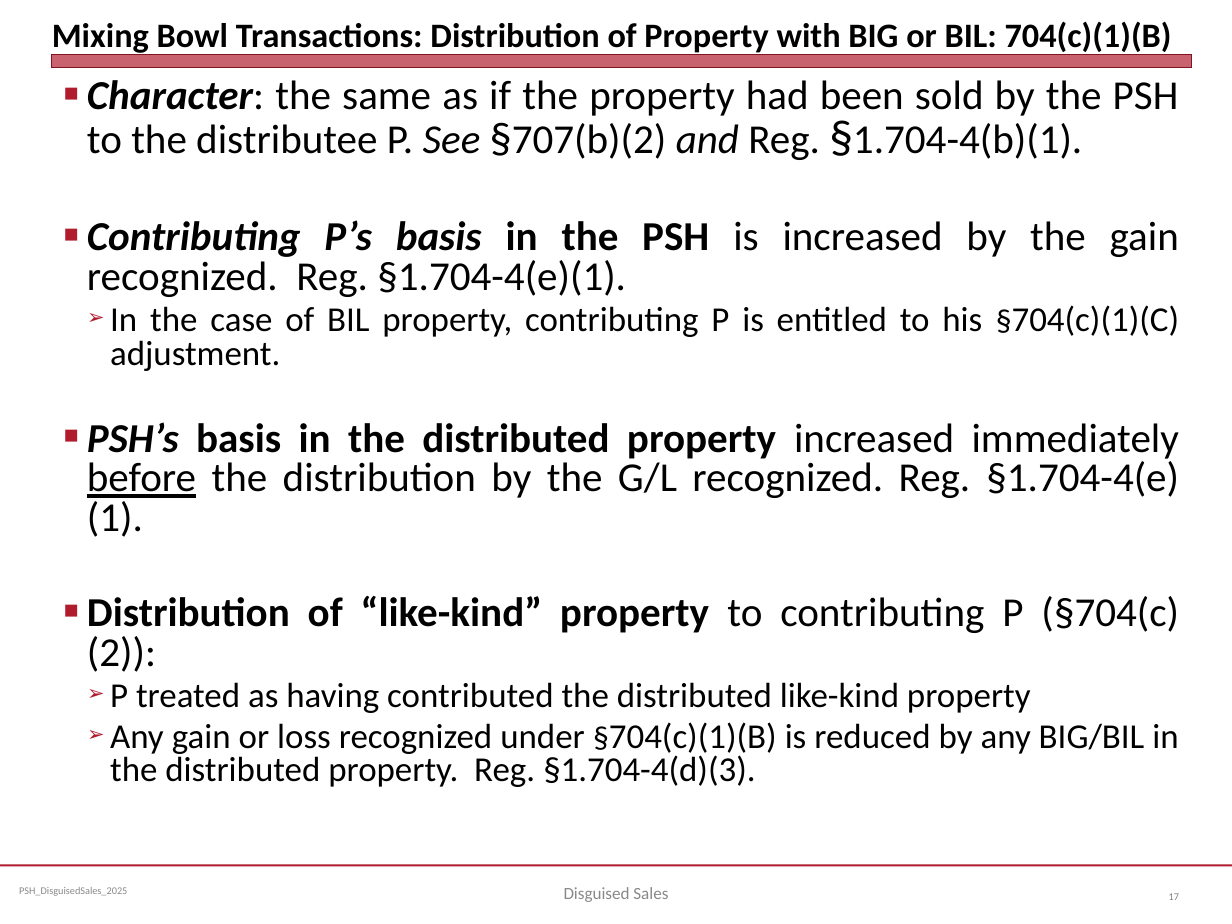
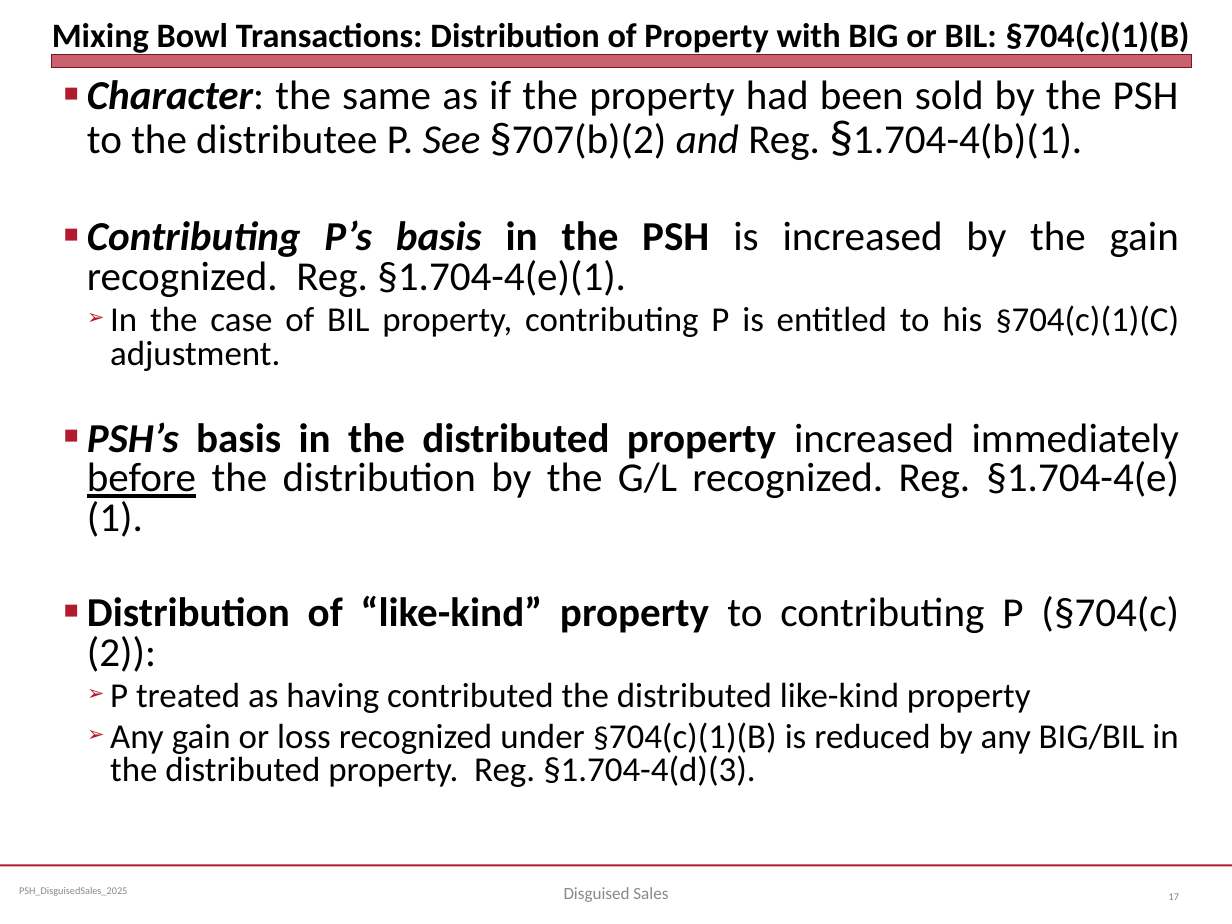
Before and after one commit to jmc877/Partnership-Tax, a slide deck: slide 17 of slides/PSH_DisguisedSales_2025.pptx. Drawn at 1232x924 pixels with LibreOffice and Linux fonts; fonts in the diff are those of the drawing. Boxes give left, top, right and bottom in pixels: in the first picture for what was removed or moved away, otherwise in the second. Text is boxed around its words. In the diff, an @@ line names an element or a change of style, - is before the commit and + after.

```diff
--- a/slides/PSH_DisguisedSales_2025.pptx
+++ b/slides/PSH_DisguisedSales_2025.pptx
@@ title at box(52, 21, 1190, 56): text changed @@
-Mixing Bowl Transactions: Distribution of Property with BIG or BIL: 704(c)(1)(B)
+Mixing Bowl Transactions: Distribution of Property with BIG or BIL: §704(c)(1)(B)
```
Also in this commit, not shown: 5 other slides changed.
